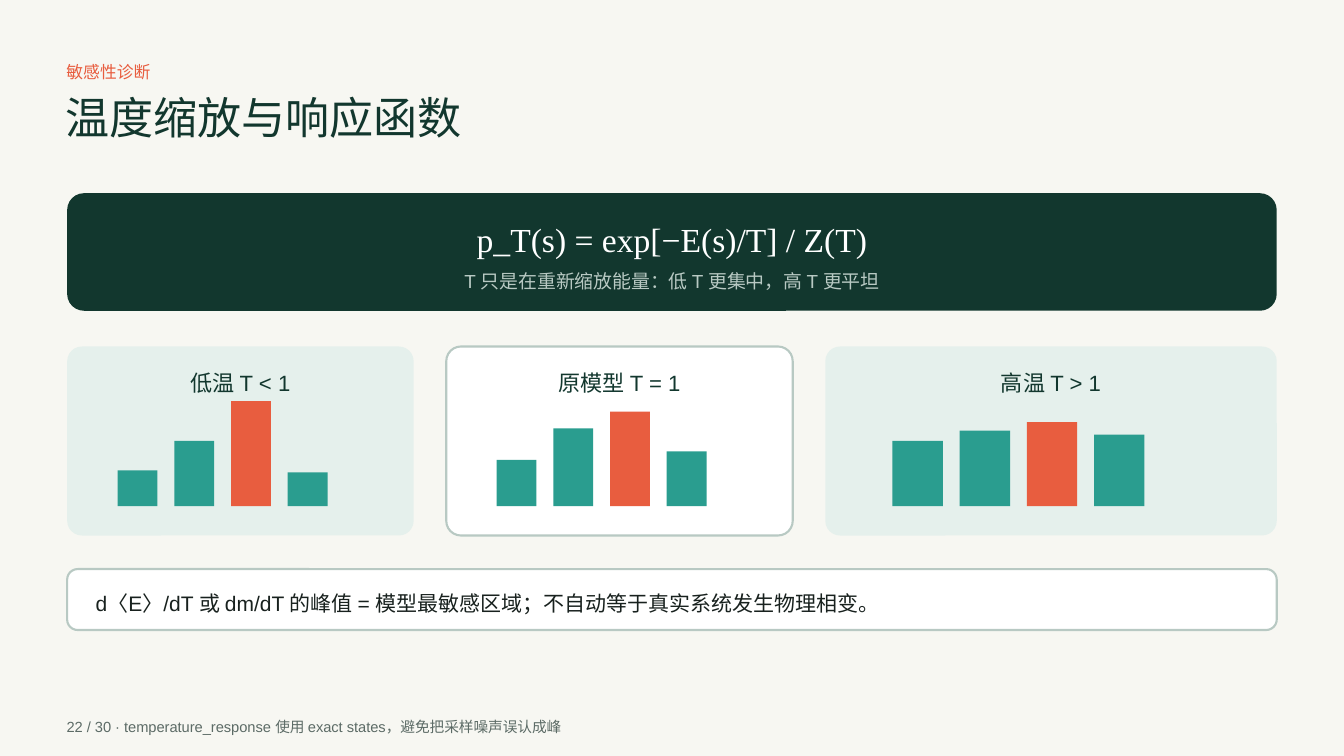
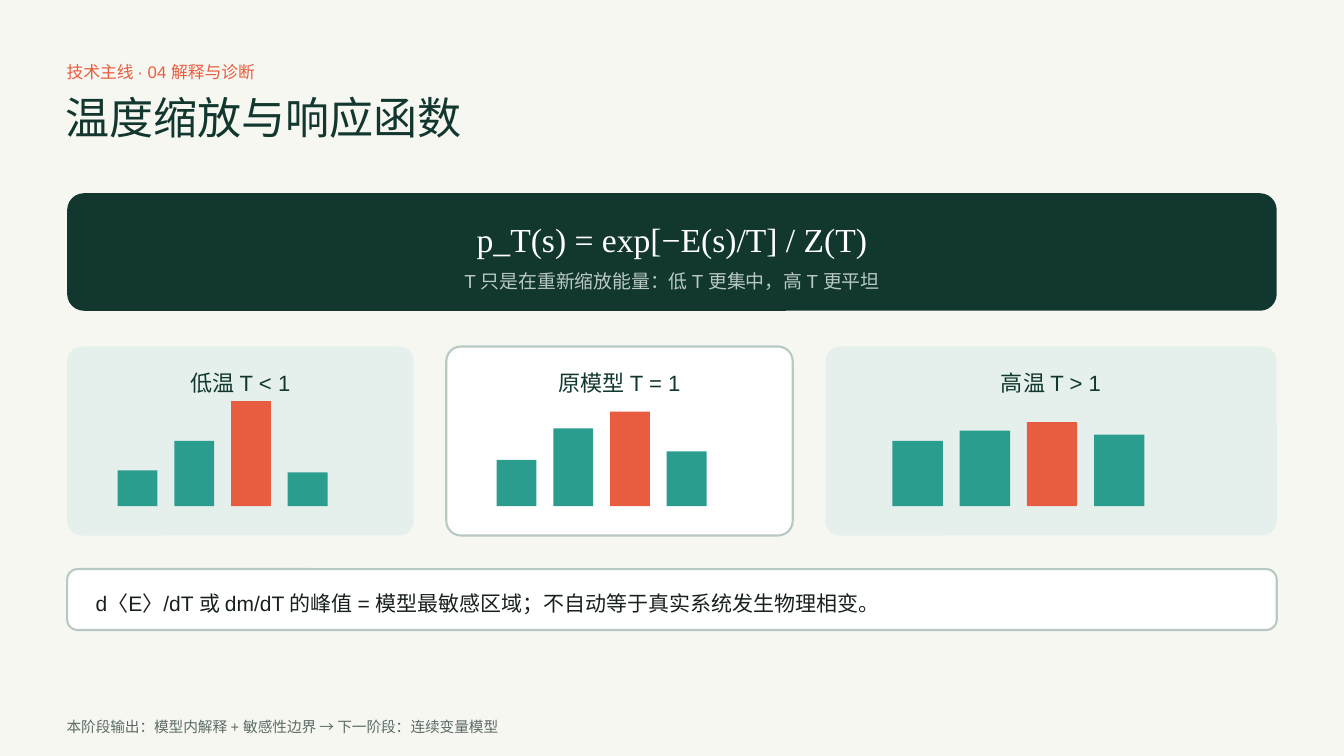
Before and after one commit to sqsssq/edu-analysis, a slide deck: slide 22 of output/pptx/learnenergy-foundations-technical-report-cn-v2.pptx. Drawn at 1344x756 pixels with LibreOffice and Linux fonts; fonts in the diff are those of the drawing. Boxes give left, top, right and bottom in pixels: in the first picture for what was removed or moved away, otherwise in the second. Text is boxed around its words. In the diff, an @@ line names an element or a change of style, - is before the commit and + after.

```diff
--- a/output/pptx/learnenergy-foundations-technical-report-cn-v2.pptx
+++ b/output/pptx/learnenergy-foundations-technical-report-cn-v2.pptx
@@ text at box(67, 64, 255, 80): text changed @@
-敏感性诊断
+技术主线 · 04 解释与诊断
@@ text at box(67, 719, 498, 733): text changed @@
-22 / 30 · temperature_response 使用 exact states，避免把采样噪声误认成峰
+本阶段输出：模型内解释 + 敏感性边界 → 下一阶段：连续变量模型
```
Also in this commit, not shown: 28 other slides changed, 1 slide added, 1 slide removed.
